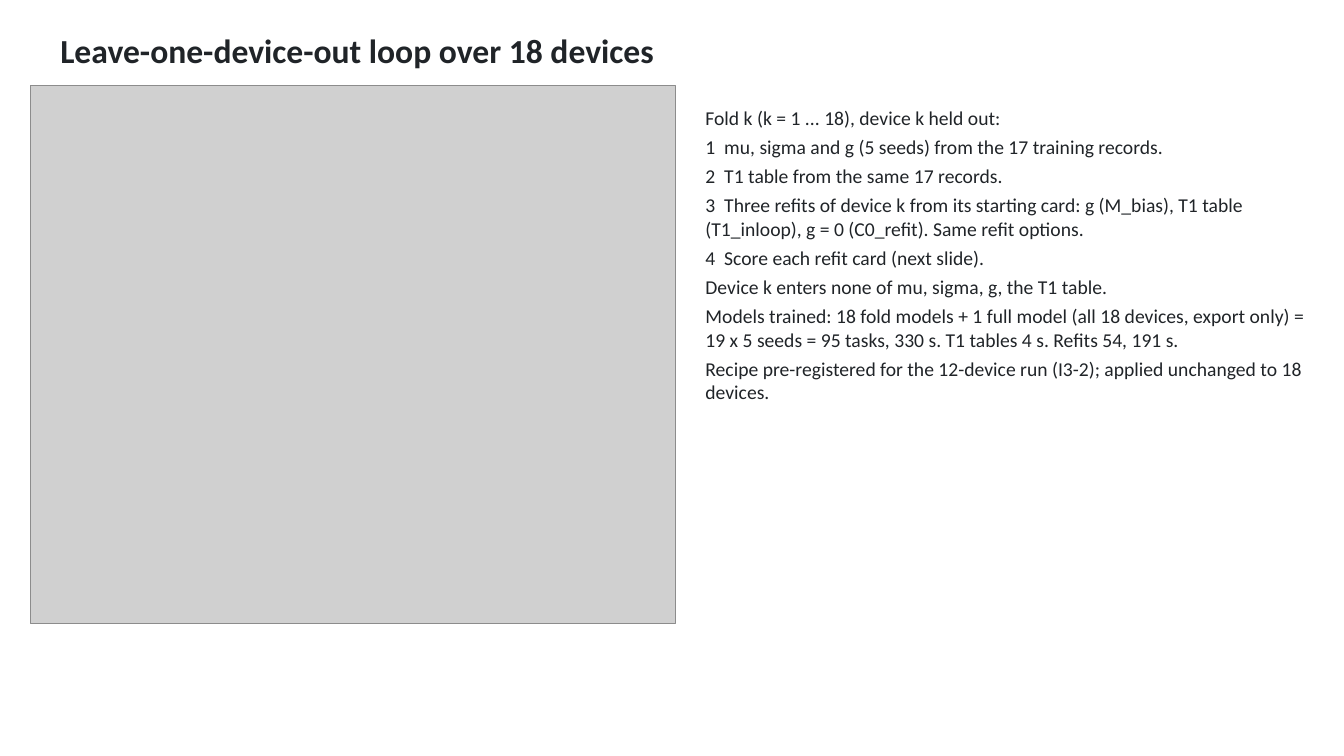
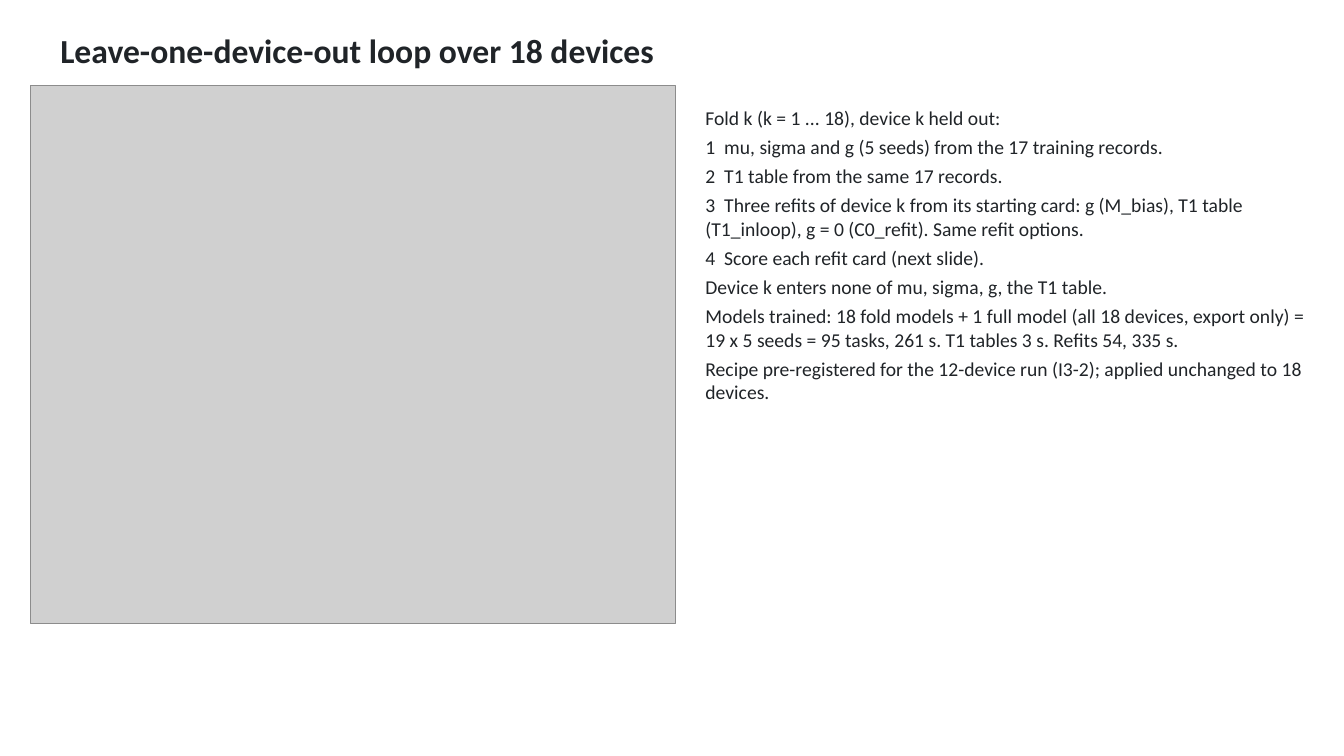
Before and after one commit to aaronw5/Cryo-Transistor-ML, a slide deck: slide 15 of slides/cryo_ml_mbias_real_data.pptx. Drawn at 1344x756 pixels with LibreOffice and Linux fonts; fonts in the diff are those of the drawing; grey boxes stand for pictures. Boxes give left, top, right and bottom in pixels: in the first picture for what was removed or moved away, otherwise in the second. Text is boxed around its words. In the diff, an @@ line names an element or a change of style, - is before the commit and + after.

```diff
--- a/slides/cryo_ml_mbias_real_data.pptx
+++ b/slides/cryo_ml_mbias_real_data.pptx
@@ text at [705, 309, 1290, 350]: text changed @@
-Models trained: 18 fold models + 1 full model (all 18 devices, export only) = 19 x 5 seeds = 95 tasks, 330 s. T1 tables 4 s. Refits 54, 191 s.
+Models trained: 18 fold models + 1 full model (all 18 devices, export only) = 19 x 5 seeds = 95 tasks, 261 s. T1 tables 3 s. Refits 54, 335 s.
```
Also in this commit, not shown: 17 other slides changed, 1 slide added, 25 other files.
